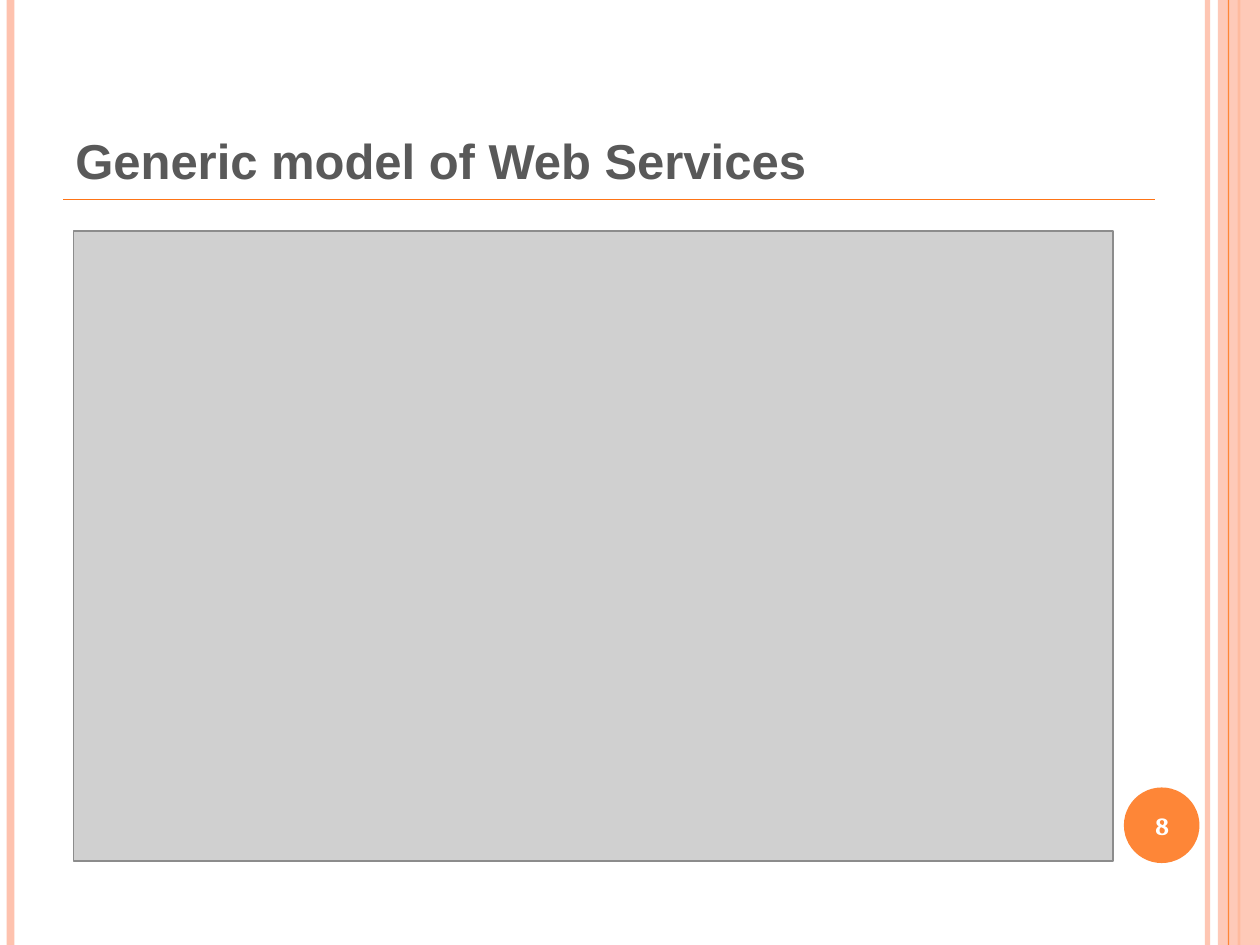
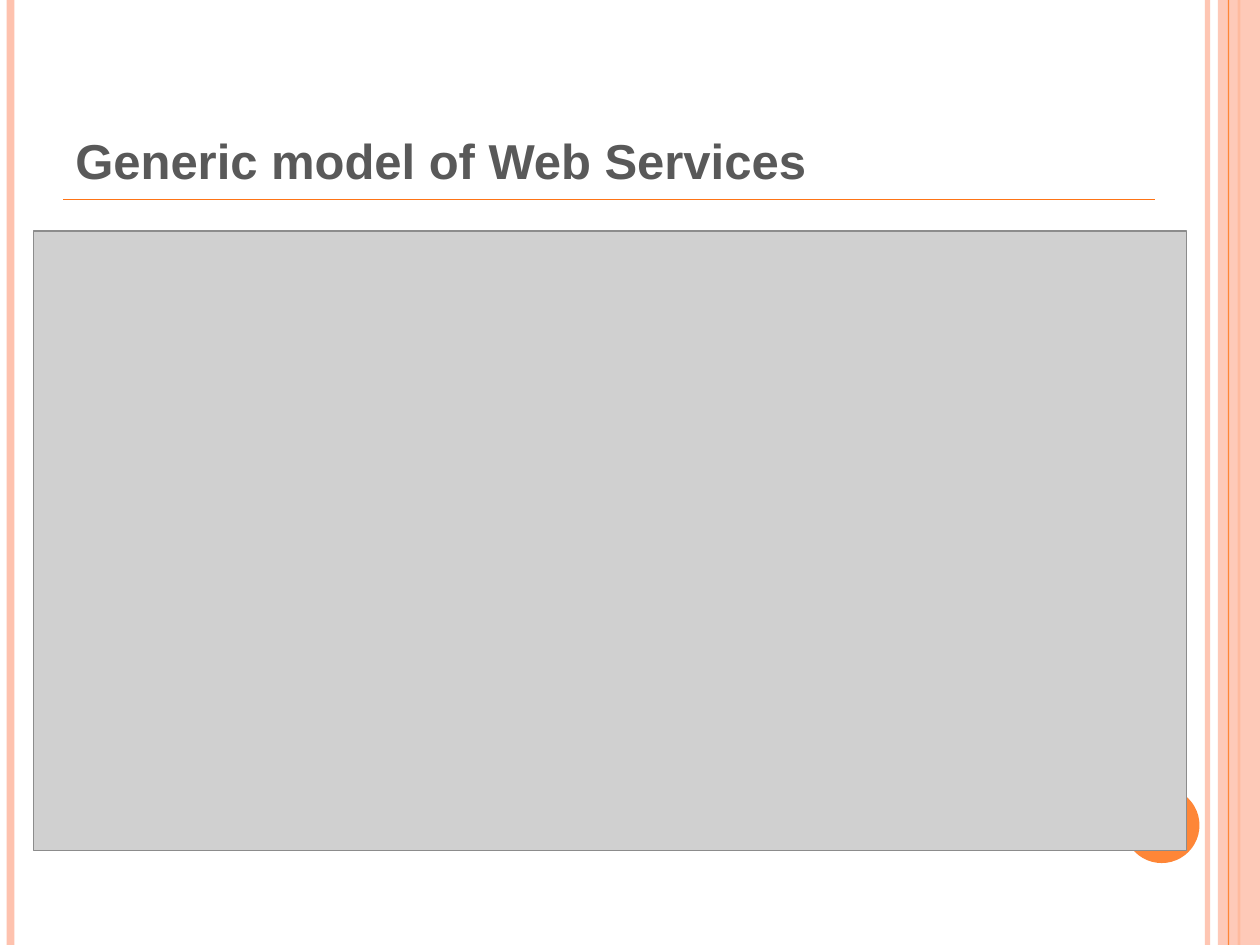
Before and after one commit to obi-ontology/obi-legacy-svn, a slide deck: slide 8 of trunk/docs/presentations/OBI workshop Oct 2011 Philly/WebService.pptx. Drawn at 1260x945 pixels with LibreOffice and Linux fonts; fonts in the diff are those of the drawing; grey boxes stand for pictures. Boxes give left, top, right and bottom in pixels: in the first picture for what was removed or moved away, otherwise in the second. Text is boxed around its words. In the diff, an @@ line names an element or a change of style, - is before the commit and + after.

Commit message:
Make some updates on the ontology-based models

```diff
--- a/trunk/docs/presentations/OBI workshop Oct 2011 Philly/WebService.pptx
+++ b/trunk/docs/presentations/OBI workshop Oct 2011 Philly/WebService.pptx
@@ picture: place and size @@
-picture at bbox=[73, 231, 1113, 861]
+picture at bbox=[34, 231, 1187, 850]
@@ page number removed at bbox=[1155, 818, 1169, 835] @@
-8
```
Also in this commit, not shown: 2 other slides changed, 4 slides added.
